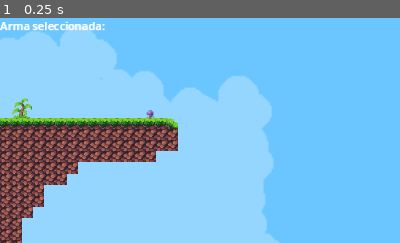
Above: before the commit, frame 1.
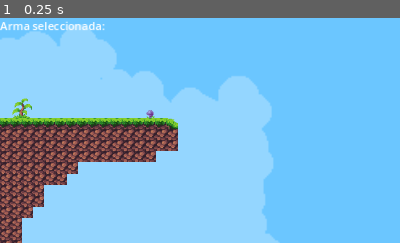
Above: after the commit, the same moment.

Repository: Francisco-Galea/Wild-Ones
Game: Godot game, scene res://Director/GameManager/GameManager.tscn
Same seed, same stepped clock (60 frames per second), same inputs: the game is played once before the commit and once after it. This scene is started directly instead of the project's main scene. Sound files missing from this copy of the repository are replaced by a short silence.
Inputs:
- Up to frame 1 (0.25 s): no input
The pictures show only the part of the screen within x 0-50%, y 0-50%; the shares and areas given below are measured in that part.

The runs differ from the first frame. In frame 1, 0.3% of the frame differs, in the area x 0-27%, y 1-6%.
Error in both runs: Out of bounds get index '0' (on base: 'Array[CharacterBody2D]') (res://Director/GameManager/GameManager.gd:28)

Commit message:
You can see what weapon are you using

Diff:
--- a/Director/GameManager/GameManager.gd
+++ b/Director/GameManager/GameManager.gd
@@ -1,4 +1,5 @@
 extends Node2D
+class_name GameManager
 
 @export var player_scene: PackedScene = preload("res://Player/Player.tscn")
 @export var world_scene: PackedScene = preload("res://World/World.tscn")
@@ -24,8 +25,9 @@
 
 func setup_game_hud():
 	game_hud = game_hud_scene.instantiate()
+	var current_player = players[current_player_index]
 	add_child(game_hud)
-	game_hud.update_hud(players[current_player_index].name, turn_timer.wait_time)
+	game_hud.update_hud(current_player.name, turn_timer.wait_time, current_player.get_current_weapon())
 
 func setup_drop_manager():
 	drop_manager = drop_manager_scene.instantiate()
@@ -119,9 +121,11 @@
 	if turn_timer.is_stopped():
 		return
 	var time_remaining = turn_timer.time_left
-	game_hud.update_hud(players[current_player_index].name, time_remaining)
+	var current_player = players[current_player_index]
+	game_hud.update_hud(current_player.name, time_remaining, current_player.get_current_weapon())
 
 func _on_turn_transition_timer_timeout():
 	print("Periodo de gracia antes del turno de " + players[current_player_index].name)
 	grace_period_timer.start()
-	game_hud.update_hud(players[current_player_index].name, turn_timer.wait_time)
+	var current_player = players[current_player_index]
+	game_hud.update_hud(current_player.name, turn_timer.wait_time, current_player.get_current_weapon())
--- a/HUD/GameHUD/GameHUD.gd
+++ b/HUD/GameHUD/GameHUD.gd
@@ -1,13 +1,11 @@
 extends CanvasLayer
 class_name GameHud
 
-var player_name_label: Label
-var turn_time_label: Label
+@onready var player_name_label: Label = $VBoxContainer/lblPlayerName
+@onready var turn_time_label: Label = $VBoxContainer/lblTurnTime
+@onready var weapon_name_label: Label = $VBoxContainerWeapon/lblWeaponName
 
-func _ready():
-	player_name_label = $VBoxContainer/lblPlayerName
-	turn_time_label = $VBoxContainer/lblTurnTime
-
-func update_hud(player_name: String, turn_time: float):
+func update_hud(player_name: String, turn_time: float, weapon: WeaponStrategy):
 	player_name_label.text = "Turno de: " + player_name
 	turn_time_label.text = "Tiempo restante: " + str(int(turn_time)) + "s"
+	weapon_name_label.text = "Arma: " + weapon.get_weapon_description()
--- a/Player/Player.gd
+++ b/Player/Player.gd
@@ -95,3 +95,6 @@
 	await deathSound.finished
 	queue_free()
 	get_parent().player_died(self)
+
+func get_current_weapon() -> WeaponStrategy:
+	return current_weapon
